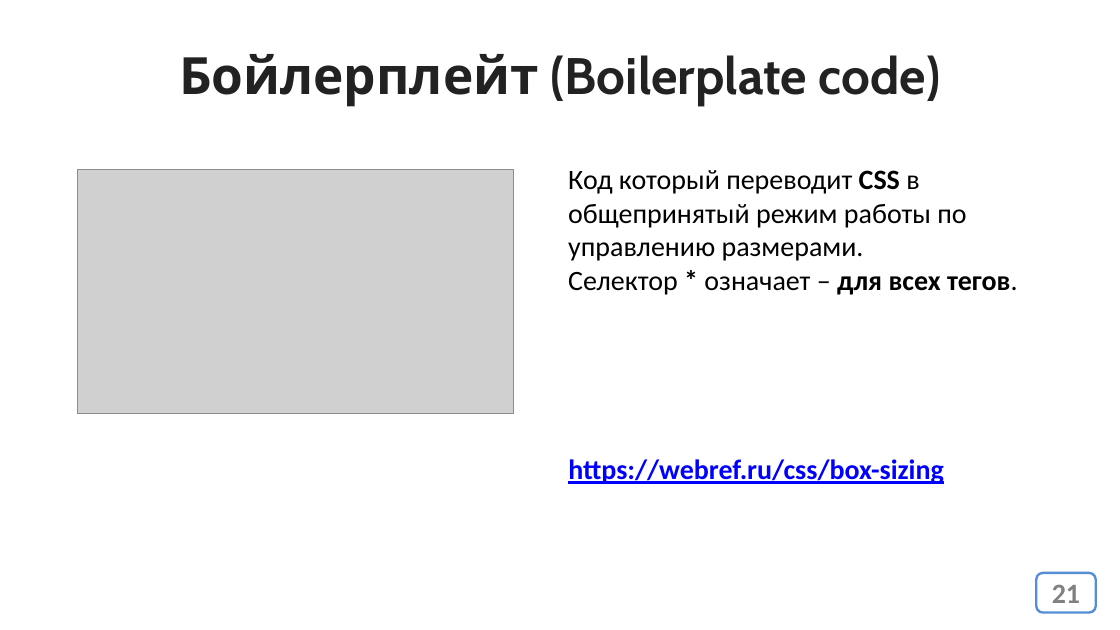
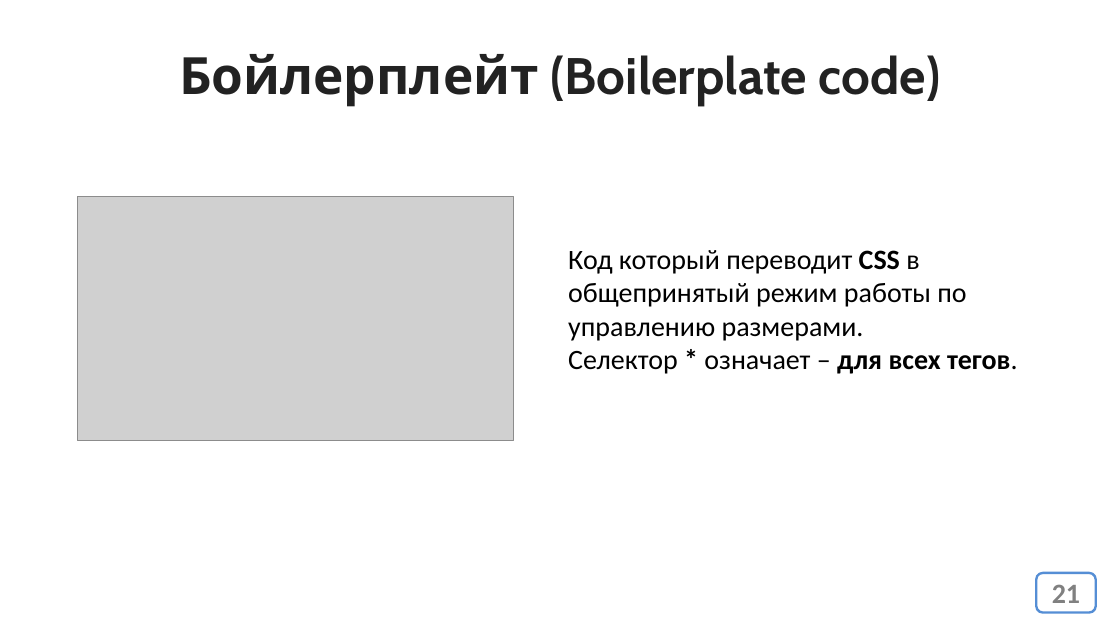
Before and after one commit to web44-ortdnipro/lesson04, a slide deck: slide 21 of lesson04.pptx. Drawn at 1120x630 pixels with LibreOffice and Linux fonts; fonts in the diff are those of the drawing; grey boxes stand for pictures. Boxes give left, top, right and bottom in pixels: in the first picture for what was removed or moved away, otherwise in the second. Text is boxed around its words. In the diff, an @@ line names an element or a change of style, - is before the commit and + after.

```diff
--- a/lesson04.pptx
+++ b/lesson04.pptx
@@ picture: place and size @@
-picture at <box>77,170,514,414</box>
+picture at <box>77,197,514,441</box>
@@ text "Код который переводит CSS в ...": place and size @@
-text "Код который переводит CSS в ..." at <box>568,170,1017,295</box>
+text "Код который переводит CSS в ..." at <box>568,250,1017,374</box>
@@ text removed at <box>568,459,944,484</box> @@
-https://webref.ru/css/box-sizing
```
Also in this commit, not shown: 9 other slides changed, 1 other file.
